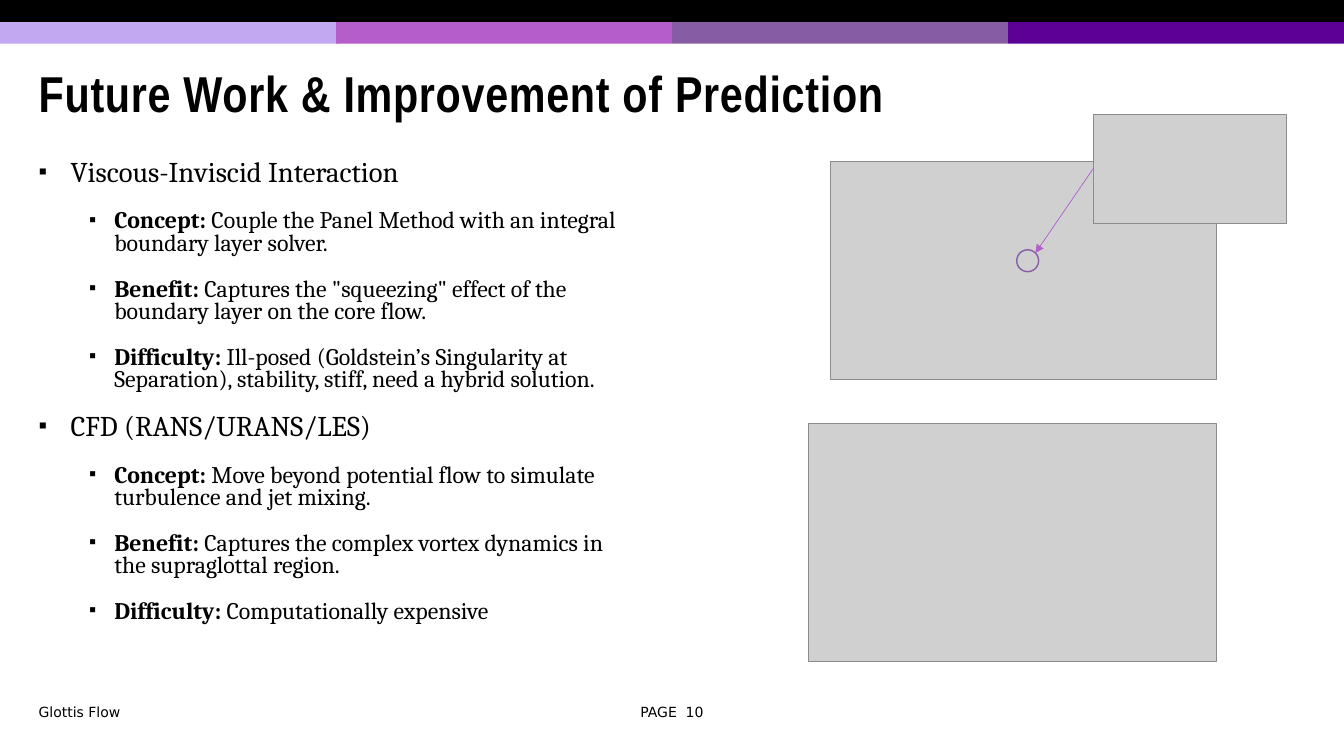
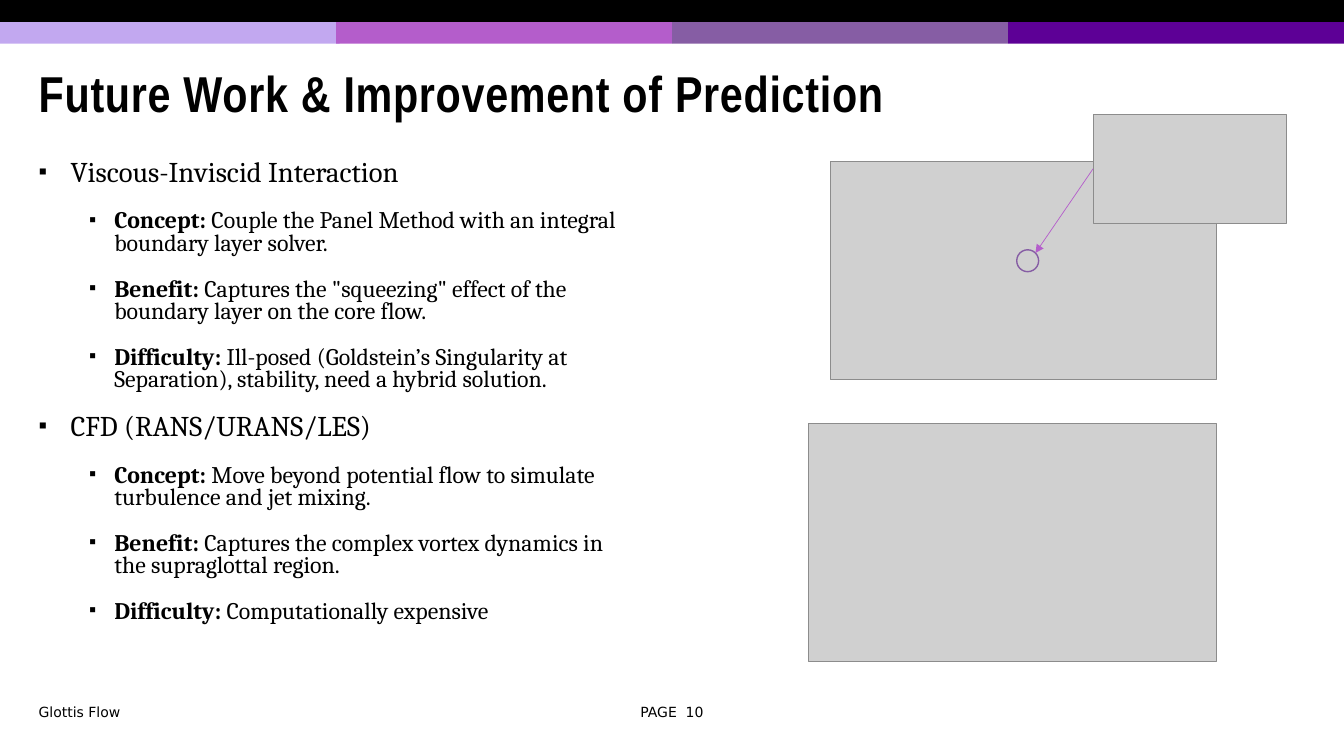
Before and after one commit to jiangdizhu/ME662-Project, a slide deck: slide 10 of ME662_Project_Presentation_JD.pptx. Drawn at 1344x756 pixels with LibreOffice and Linux fonts; fonts in the diff are those of the drawing; grey boxes stand for pictures; background and template pictures are left out. Boxes give left, top, right and bottom in pixels: in the first picture for what was removed or moved away, otherwise in the second. Text is boxed around its words. In the diff, an @@ line names an element or a change of style, - is before the commit and + after.

Commit message:
udpate

```diff
--- a/ME662_Project_Presentation_JD.pptx
+++ b/ME662_Project_Presentation_JD.pptx
@@ text at (114, 348, 567, 392): text changed @@
-  ▪ Difficulty: Ill-posed (Goldstein’s Singularity at Separation), stability, stiff, need a hybrid solution.
+  ▪ Difficulty: Ill-posed (Goldstein’s Singularity at Separation), stability, need a hybrid solution.
```
